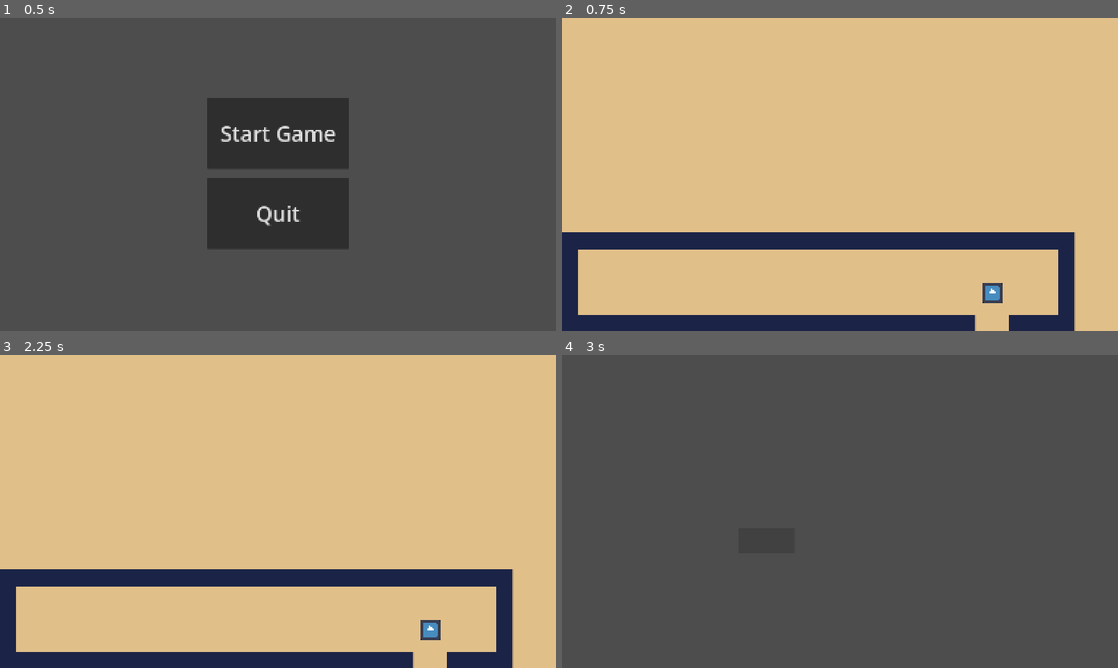
Above: before the commit, frames 1-4 (two rows, left to right).
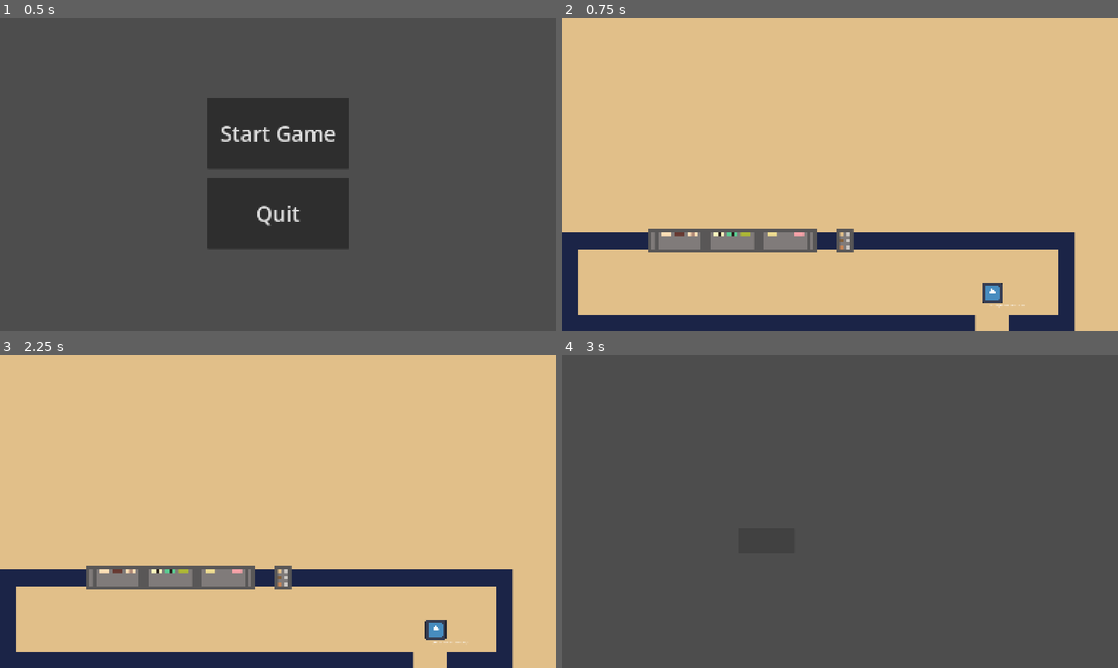
Above: after the commit, the same moments.

Repository: CISC104-F26/project5-Acevedo
Game: Godot game, scene res://title_screen.tscn
Same seed, same stepped clock (60 frames per second), same inputs: the game is played once before the commit and once after it. The engine's default icon, where the game draws it, is replaced by a stand-in: a white triangle on a blue panel in a dark square.
Inputs (mouse positions are in pixels of both pictures, inside the frame that each line leads up to):
- Up to frame 1 (0.5 s): no input
- Up to frame 2 (0.75 s): click "Start Game" at 0.5 s
- Up to frame 3 (2.25 s): tap Enter at 1.25 s; hold D (move_right) 1.28-2 s; tap Space (Interact) at 1.35 s; click (205, 539) at 2 s
- Up to frame 4 (3 s): tap Space (Interact) at 2.75, 2.85 s; hold S (move_down) from 2.78 s (still down)

Frame 1 is identical in both runs. In frame 2, 2.6% of the frame differs, in the area x 15-84%, y 67-93%; in frame 3, 2.8%, in the area x 15-84%, y 67-92%; in frame 4, nothing differs.

Commit message:
Autoload / Ice Cream Textures

Diff:
--- /dev/null
+++ b/final-project-make-a-game/globalvar.gd
@@ -0,0 +1,3 @@
+extends Node
+
+var savedposition
--- a/final-project-make-a-game/main_game.tscn
+++ b/final-project-make-a-game/main_game.tscn
@@ -1,6 +1,6 @@
 [gd_scene format=3 uid="uid://chrgigqlvs8f6"]
 
-[ext_resource type="Texture2D" uid="uid://d4ac1mpqntcmd" path="res://Assets/BG_Primitive-12x.png" id="1_ykeeq"]
+[ext_resource type="Texture2D" uid="uid://bn3haqta0ktem" path="res://Assets/BG1-1-12x.png" id="1_4srsv"]
 [ext_resource type="Script" uid="uid://4c6qvmuk6vp1" path="res://player_character.gd" id="1_yx7mw"]
 [ext_resource type="Texture2D" uid="uid://cjvlkx0d4uk7f" path="res://icon.svg" id="2_ykeeq"]
 [ext_resource type="Script" uid="uid://cx1x748fjsr48" path="res://scoop_cabinet_1.gd" id="4_4srsv"]
@@ -55,7 +55,7 @@
 [node name="BG" type="Sprite2D" parent="." unique_id=1110683324]
 position = Vector2(840, 472.5)
 scale = Vector2(0.833, 0.833)
-texture = ExtResource("1_ykeeq")
+texture = ExtResource("1_4srsv")
 
 [node name="PlayerCharacter" type="CharacterBody2D" parent="." unique_id=763802361]
 position = Vector2(1300, 830)
@@ -68,6 +68,13 @@
 [node name="CharacterColl" type="CollisionShape2D" parent="PlayerCharacter" unique_id=750470371]
 scale = Vector2(6, 6)
 shape = SubResource("RectangleShape2D_mxyc4")
+
+[node name="Instructions" type="Label" parent="PlayerCharacter" unique_id=1363676154]
+offset_left = -18.0
+offset_top = 66.0
+offset_right = 22.0
+offset_bottom = 89.0
+horizontal_alignment = 1
 
 [node name="Impassable" type="StaticBody2D" parent="." unique_id=192715097]
 
@@ -119,7 +126,7 @@
 script = ExtResource("5_mf81u")
 
 [node name="Cab2Coll" type="CollisionShape2D" parent="ScoopCabinet2" unique_id=1852909229]
-position = Vector2(500, 717)
+position = Vector2(516, 717)
 scale = Vector2(0.7, 1)
 shape = SubResource("RectangleShape2D_txvy8")
 
@@ -127,7 +134,7 @@
 script = ExtResource("6_02kkc")
 
 [node name="Cab3Coll" type="CollisionShape2D" parent="ScoopCabinet3" unique_id=795267296]
-position = Vector2(650, 717)
+position = Vector2(679, 717)
 scale = Vector2(0.7, 1)
 shape = SubResource("RectangleShape2D_txvy8")
 
@@ -142,7 +149,7 @@
 script = ExtResource("8_krmtw")
 
 [node name="CupsConesColl" type="CollisionShape2D" parent="CupsConesArea" unique_id=896720775]
-position = Vector2(800, 717)
+position = Vector2(855, 717)
 shape = SubResource("RectangleShape2D_ht0ft")
 
 [node name="OrderArea" type="Area2D" parent="." unique_id=925686695]
--- a/final-project-make-a-game/player_character.gd
+++ b/final-project-make-a-game/player_character.gd
@@ -7,6 +7,11 @@
 var Restockable = false
 var Orderable = false
 const SPEED = 200.0
+
+func _ready() -> void:
+	$Instructions.text = ""
+	if Globalvar.savedposition:
+		position = Globalvar.savedposition
 
 func _physics_process(delta: float) -> void:
 	if Input.is_action_pressed("move_up"):
@@ -26,63 +31,70 @@
 
 func _process(delta: float) -> void:
 	if Cab1Scoopable and Input.is_action_just_pressed("Interact"):
+		Globalvar.savedposition = position
 		get_tree().change_scene_to_file("res://scoop_1.tscn")
+	else: pass
 
 func _on_scoop_cabinet_1_body_entered(body: Node2D) -> void:
 	print("Cabinet 1 is scoopable.")
 	Cab1Scoopable = true
+	$Instructions.text = "[SPACE] To Scoop"
 
 
 func _on_scoop_cabinet_1_body_exited(body: Node2D) -> void:
 	print("Cabinet 1 is no longer scoopable.")
 	Cab1Scoopable = false
+	$Instructions.text = ""
 
 
 func _on_scoop_cabinet_2_body_entered(body: Node2D) -> void:
 	print("Cabinet 2 is scoopable.")
 	Cab2Scoopable = true
+	$Instructions.text = "[SPACE] To Scoop"
 
 
 func _on_scoop_cabinet_2_body_exited(body: Node2D) -> void:
 	print("Cabinet 2 is no longer scoopable.")
 	Cab2Scoopable = false
+	$Instructions.text = ""
 
 
 func _on_scoop_cabinet_3_body_entered(body: Node2D) -> void:
 	print("Cabinet 3 is scoopable.")
 	Cab3Scoopable = true
-
+	$Instructions.text = "[SPACE] To Scoop"
 
 func _on_scoop_cabinet_3_body_exited(body: Node2D) -> void:
 	print("Cabinet 3 is no longer scoopable.")
 	Cab3Scoopable = false
-
+	$Instructions.text = ""
 
 func _on_restock_area_body_entered(body: Node2D) -> void:
 	print("Restockable.")
 	Restockable = true
-
+	$Instructions.text = "[SPACE] To Restock"
 
 func _on_restock_area_body_exited(body: Node2D) -> void:
 	print("No longer restockable.")
 	Restockable = false
-
+	$Instructions.text = ""
 
 func _on_cups_cones_area_body_entered(body: Node2D) -> void:
 	print("Cups & Cones are reachable.")
 	CupsConesReachable = true
-
+	$Instructions.text = "[SPACE] To Pick a Cone/Cup"
 
 func _on_cups_cones_area_body_exited(body: Node2D) -> void:
 	print("Cups & Cones are no longer reachable.")
 	CupsConesReachable = false
-
+	$Instructions.text = ""
 
 func _on_order_area_body_entered(body: Node2D) -> void:
 	print("Orderable.")
 	Orderable = true
-
+	$Instructions.text = "[SPACE] To Take Order"
 
 func _on_order_area_body_exited(body: Node2D) -> void:
 	print("No longer orderable.")
 	Orderable = false
+	$Instructions.text = ""
--- a/final-project-make-a-game/project.godot
+++ b/final-project-make-a-game/project.godot
@@ -18,6 +18,7 @@
 [autoload]
 
 GameClock="*uid://be13bgx8wphlw"
+Globalvar="*uid://brdr4uwn3qcna"
 
 [display]
 
Binary file added: final-project-make-a-game/Assets/1923Tub-32x.png
Not shown, added: final-project-make-a-game/Assets/1923Tub-32x.png.import
Binary file added: final-project-make-a-game/Assets/ANTub-32x.png
Not shown, added: final-project-make-a-game/Assets/ANTub-32x.png.import
Binary file added: final-project-make-a-game/Assets/BG1-1-12x.png
Not shown, added: final-project-make-a-game/Assets/BG1-1-12x.png.import
Binary file added: final-project-make-a-game/Assets/BHTTub-32x.png
Not shown, added: final-project-make-a-game/Assets/BHTTub-32x.png.import
Binary file added: final-project-make-a-game/Assets/BINGTub-32x.png
Not shown, added: final-project-make-a-game/Assets/BINGTub-32x.png.import
Binary file added: final-project-make-a-game/Assets/BPTub-32x.png
Not shown, added: final-project-make-a-game/Assets/BPTub-32x.png.import
(and 39 more such lines)
